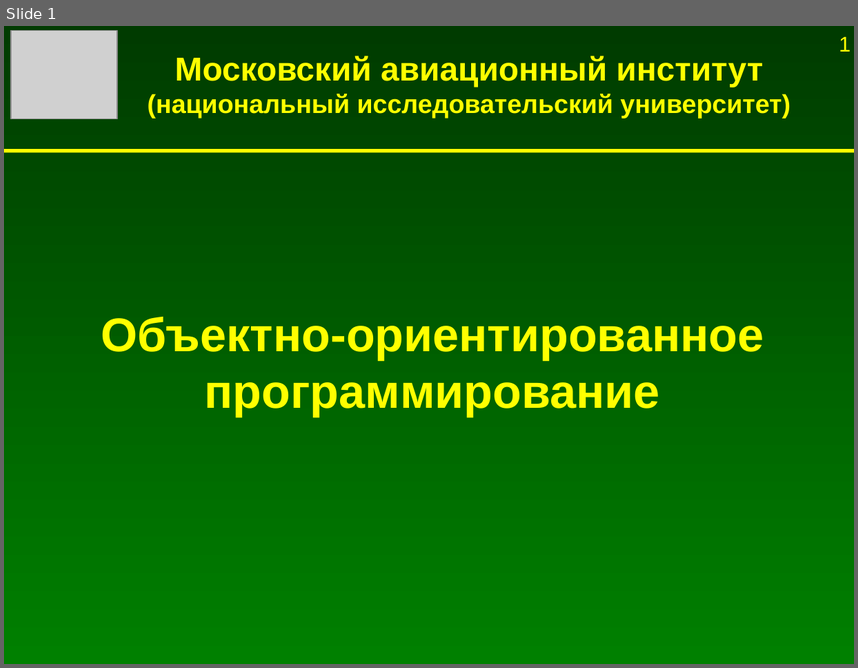
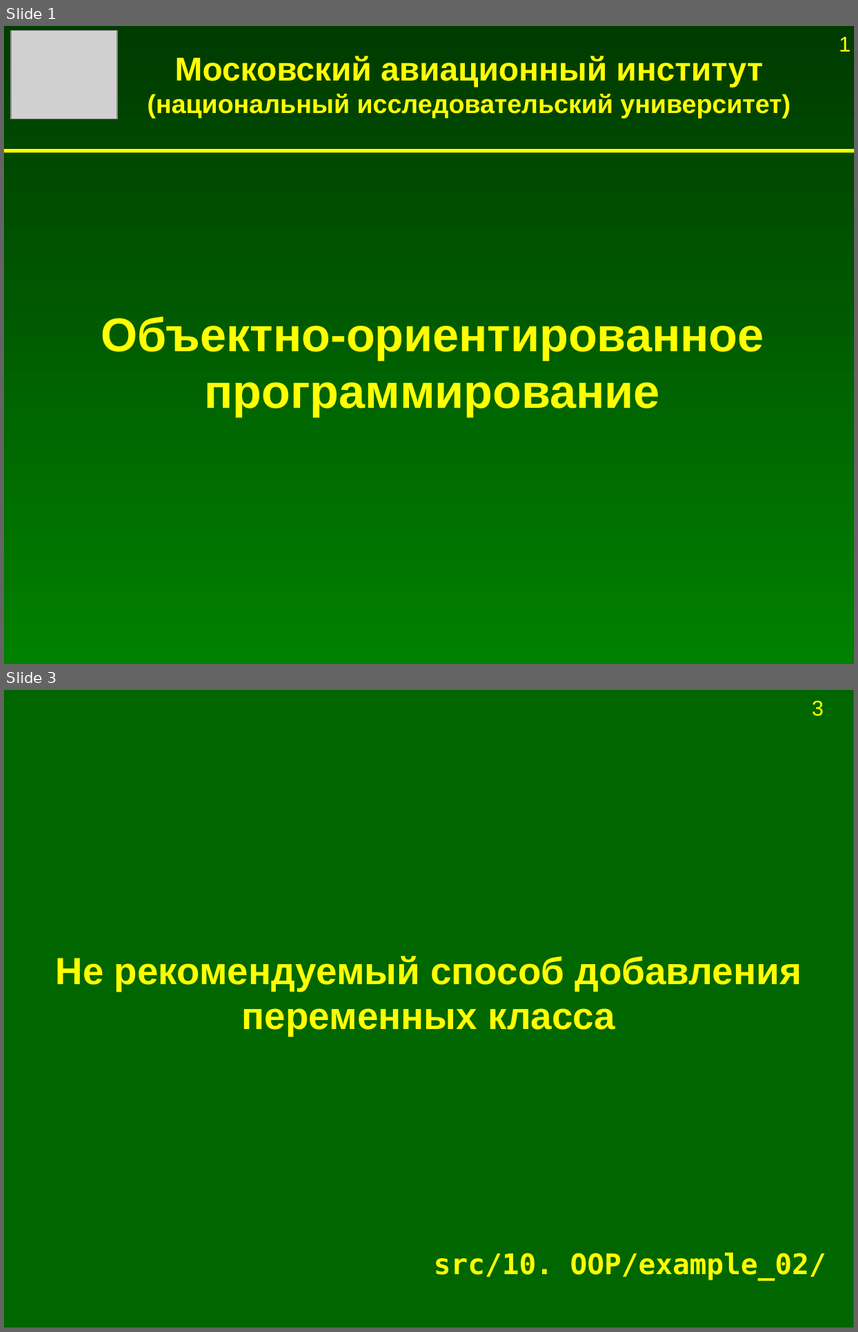
Before and after one commit to Jenyay/modelling, a slide deck: python language/presentations/12. OOP.odp. Shown one above the other, each under a label of ours: slide 1 before the commit, slides 1 and 3 after it; the slides between them are not shown. The pictures are 858x668 and 858x1332 pixels, drawn with LibreOffice and Linux fonts; fonts in the diff are those of the drawing; grey boxes stand for pictures. Boxes give left, top, right and bottom in pixels: in the first picture for what was removed or moved away, otherwise in the second. Text is boxed around its words. In the diff, an @@ line names an element or a change of style, - is before the commit and + after.

```diff
--- a/python language/presentations/12. OOP.odp
+++ b/python language/presentations/12. OOP.odp
@@ slide 3 added at [4,690,854,1328], background #FFFFFF @@
@@ rectangle added at [4,690,854,1328], fill #006600, outline #009900 0 pt @@
@@ page number added at [812,700,824,716], 18 pt, text #FFFF00 @@
+3
@@ title added at [56,956,802,1036], 32 pt, text #FFFF00, bold @@
+Не рекомендуемый способ добавления переменных класса
@@ title added at [434,1252,826,1280], 24 pt, text #FFFF00, bold @@
+src/10. OOP/example_02/
```
Also in this commit, not shown: 4 other slides added, 11 other files.
